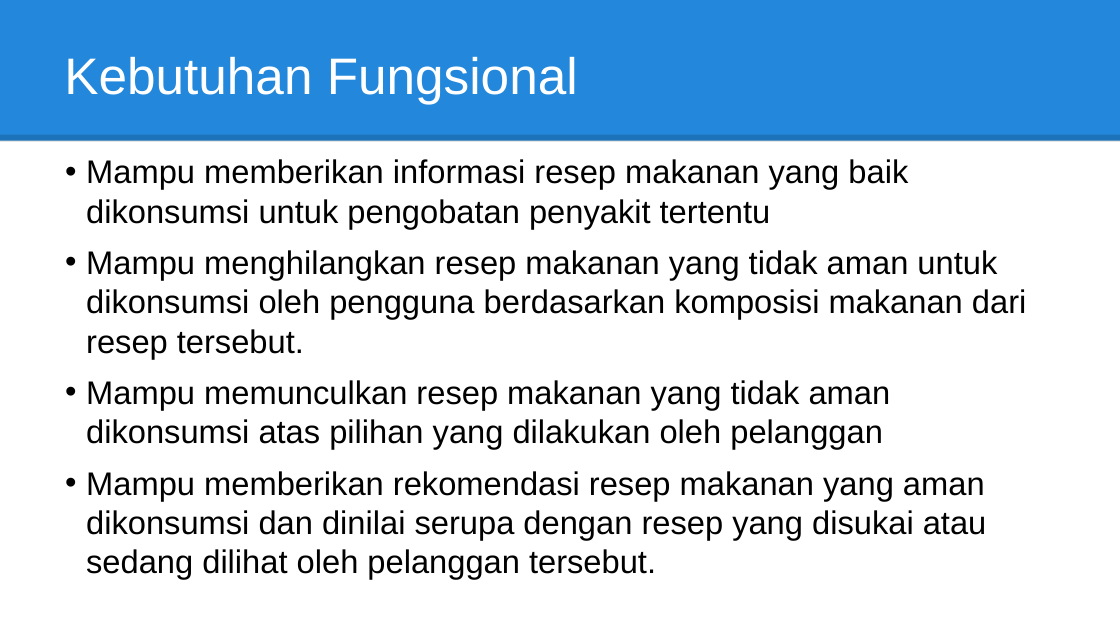
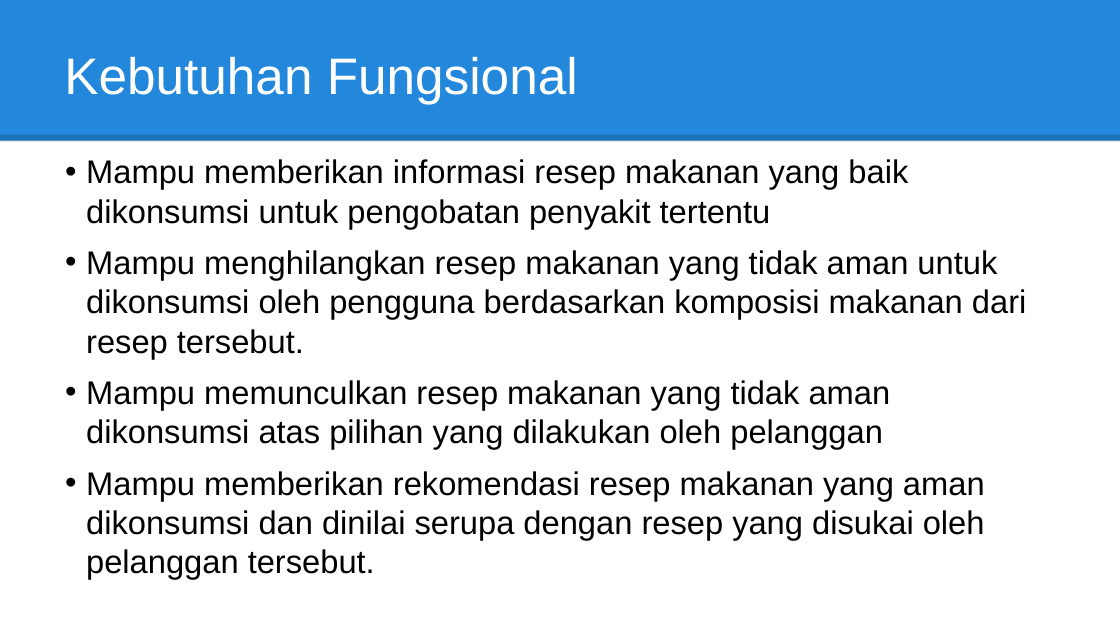
Before and after one commit to nicolasruslim/TA_document, a slide deck: slide 18 of DailyNeeds.co.id/LAPORAN/SIDANG/DOKUMEN/Sidang TA 18211031 Nicolas Novian Ruslim.pptx. Drawn at 1120x630 pixels with LibreOffice and Linux fonts; fonts in the diff are those of the drawing. Boxes give left, top, right and bottom in pixels: in the first picture for what was removed or moved away, otherwise in the second. Text is boxed around its words. In the diff, an @@ line names an element or a change of style, - is before the commit and + after.

```diff
--- a/DailyNeeds.co.id/LAPORAN/SIDANG/DOKUMEN/Sidang TA 18211031 Nicolas Novian Ruslim.pptx
+++ b/DailyNeeds.co.id/LAPORAN/SIDANG/DOKUMEN/Sidang TA 18211031 Nicolas Novian Ruslim.pptx
@@ text at bbox=[86, 471, 985, 579]: text changed @@
-• Mampu memberikan rekomendasi resep makanan yang aman dikonsumsi dan dinilai serupa dengan resep yang disukai atau sedang dilihat oleh pelanggan tersebut.
+• Mampu memberikan rekomendasi resep makanan yang aman dikonsumsi dan dinilai serupa dengan resep yang disukai oleh pelanggan tersebut.
```
Also in this commit, not shown: 2 other slides changed, 3 other files.
